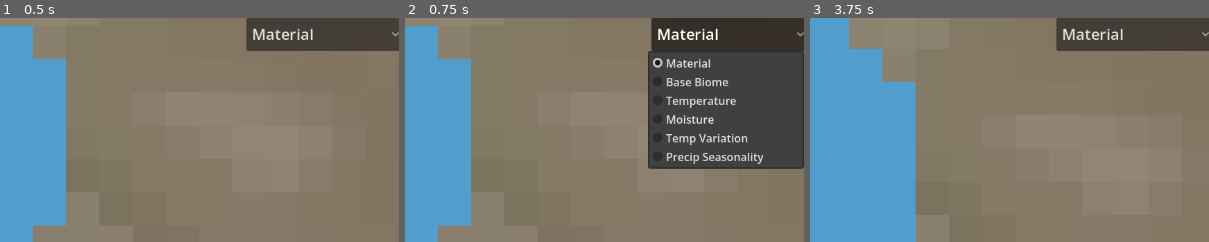
Above: before the commit, frames 1-3 (left to right).
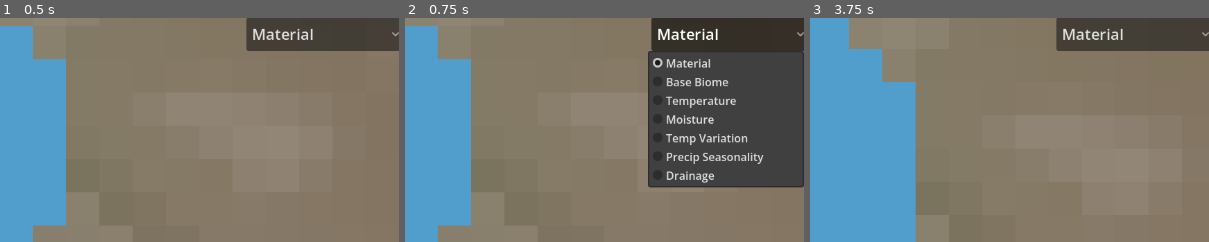
Above: after the commit, the same moments.

Repository: joahreason/explore
Game: Godot game, scene res://world.tscn
Same seed, same stepped clock (60 frames per second), same inputs: the game is played once before the commit and once after it.
Inputs (mouse positions are % of the whole screen's width and height, from its top left):
- Up to frame 1 (0.5 s): no input
- Up to frame 2 (0.75 s): click "Material" at 0.5 s
- Up to frame 3 (3.75 s): click "Material" at 1.25 s; click "Material" at 2 s; tap Enter at 2.75 s; move the mouse to (72, 45) at 2.77 s; tap B at 2.85 s; click (72, 45) at 2.92 s; tap Space at 3.5 s; drag from (30, 55) to (45, 70) at 3.52 s
The pictures show only the part of the screen within x 50-100%, y 33-83%; the shares and areas given below are measured in that part.

Frame 1 is identical in both runs. In frame 2, 3.3% of the frame differs, in the area x 60-100%, y 66-76%; in frame 3, nothing differs.

Commit message:
Biome variety Phase 2: geology drainage + drainage heatmap view
New GEOLOGY_DRAINAGE_BIAS const table (mirrors GEOLOGY_HARDNESS/
GEOLOGY_RESOURCE_BIAS) giving each rock type a baseline permeability.
Combined with slope (steep sheds water), signed curvature (concave
basins pool it, convex ridges shed it), ambient moisture, and shore
proximity into a new `drainage` field - distinct from soil_fertility,
per plan. No new noise samples, pure formula over existing fields.

Verified via diagnostic dump (full 0..1 range used, sensible
per-geology-type ordering: sedimentary lowest, igneous/volcanic
higher) and a visual render before wiring in - confirmed the bright
winding threads in the heatmap are terrain ridge lines reading as
well-drained (correct: convex ridges shed water), not a bug.

New Drainage entry in the view-mode dropdown.

Co-Authored-By: Claude Sonnet 5 <noreply@anthropic.com>
Claude-Session: https://claude.ai/code/session_01FGRKBehJuHB2bSj53HPTpB

Diff:
--- a/scripts/chunk_manager.gd
+++ b/scripts/chunk_manager.gd
@@ -27,6 +27,7 @@
 	MOISTURE,
 	TEMP_VARIATION,
 	PRECIP_SEASONALITY,
+	DRAINAGE,
 }
 
 ## Assign a saved WorldGen.tres preset here to tune generation in the
@@ -169,6 +170,8 @@
 			return HeatmapColorizerScript.temp_variation(sample)
 		ViewMode.PRECIP_SEASONALITY:
 			return HeatmapColorizerScript.precip_seasonality(sample)
+		ViewMode.DRAINAGE:
+			return HeatmapColorizerScript.drainage(sample)
 		_:
 			return DebugColorizerScript.color_for(sample)
 
--- a/scripts/heatmap_colorizer.gd
+++ b/scripts/heatmap_colorizer.gd
@@ -17,6 +17,9 @@
 const LOW := Color(0.1, 0.1, 0.15)
 const HIGH := Color(0.95, 0.9, 0.4)
 
+const POOR_DRAINAGE := Color(0.25, 0.2, 0.35)
+const GOOD_DRAINAGE := Color(0.85, 0.7, 0.35)
+
 
 static func temperature(s: Dictionary) -> Color:
 	var t01 := clampf((float(s["temperature"]) + 1.0) * 0.5, 0.0, 1.0)
@@ -35,3 +38,7 @@
 
 static func precip_seasonality(s: Dictionary) -> Color:
 	return LOW.lerp(HIGH, clampf(float(s["precip_seasonality"]), 0.0, 1.0))
+
+
+static func drainage(s: Dictionary) -> Color:
+	return POOR_DRAINAGE.lerp(GOOD_DRAINAGE, clampf(float(s["drainage"]), 0.0, 1.0))
--- a/scripts/view_mode_dropdown.gd
+++ b/scripts/view_mode_dropdown.gd
@@ -12,6 +12,7 @@
 	{"label": "Moisture", "mode": ChunkManagerScript.ViewMode.MOISTURE},
 	{"label": "Temp Variation", "mode": ChunkManagerScript.ViewMode.TEMP_VARIATION},
 	{"label": "Precip Seasonality", "mode": ChunkManagerScript.ViewMode.PRECIP_SEASONALITY},
+	{"label": "Drainage", "mode": ChunkManagerScript.ViewMode.DRAINAGE},
 ]
 
 
--- a/scripts/world_gen.gd
+++ b/scripts/world_gen.gd
@@ -144,6 +144,17 @@
 	Geology.METAMORPHIC: 0.8,
 	Geology.IGNEOUS: 1.0,
 	Geology.VOLCANIC: 1.2,
+}
+# baseline permeability (0 clay-like/waterlogging .. 1 free-draining) before
+# slope/curvature/moisture adjust it per-tile - sedimentary rock is often
+# fine-grained (shale/clay), metamorphic is dense/low-permeability, igneous
+# is commonly fractured (good drainage), volcanic is mixed (fractured basalt
+# vs. fine ash) so sits in the middle.
+const GEOLOGY_DRAINAGE_BIAS := {
+	Geology.SEDIMENTARY: 0.4,
+	Geology.METAMORPHIC: 0.45,
+	Geology.IGNEOUS: 0.7,
+	Geology.VOLCANIC: 0.55,
 }
 
 var _elev_base := FastNoiseLite.new()
@@ -336,6 +347,22 @@
 
 	# --- soil fertility (geology parent material + moisture + deposition) ---
 	var soil_fertility := clampf((1.0 - hardness) * 0.5 + moisture01 * 0.5 + deposition01 * 0.3, 0.0, 1.0)
+
+	# --- drainage (permeability - distinct from fertility) ---
+	# Steep/convex ground sheds water (good drainage); concave basins pool it
+	# (poor drainage); already-saturated or low-lying-near-water ground drains
+	# less freely simply because it's already full. Heavy rain + poor
+	# drainage reads as marsh/swamp; heavy rain + good drainage reads as
+	# forest; low rain + very high drainage reads as arid land - those
+	# readings fall out of how `drainage` later combines with moisture in the
+	# classifier, not from any special-casing here.
+	var curvature_signed := clampf(laplacian * deposit_scale, -1.0, 1.0)
+	var drainage := float(GEOLOGY_DRAINAGE_BIAS[geology])
+	drainage += slope * 40.0
+	drainage -= curvature_signed * 0.3
+	drainage -= moisture01 * 0.15
+	drainage -= shore_proximity * 0.2
+	drainage = clampf(drainage, 0.0, 1.0)
 
 	# --- water body typing (ocean/sea/lake/swamp/river) ---
 	# Ocean vs. sea vs. lake identity comes from its OWN dedicated, much
@@ -425,6 +452,7 @@
 		"wind_strength": wind_strength01,
 		"temp_variation": temp_variation01,
 		"precip_seasonality": precip_seasonality01,
+		"drainage": drainage,
 	}
 
 
